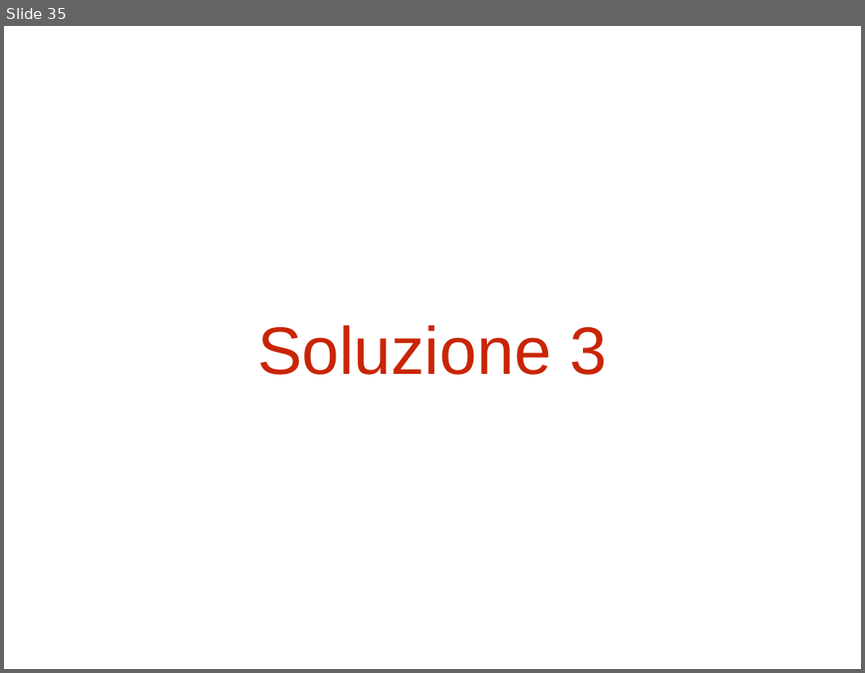
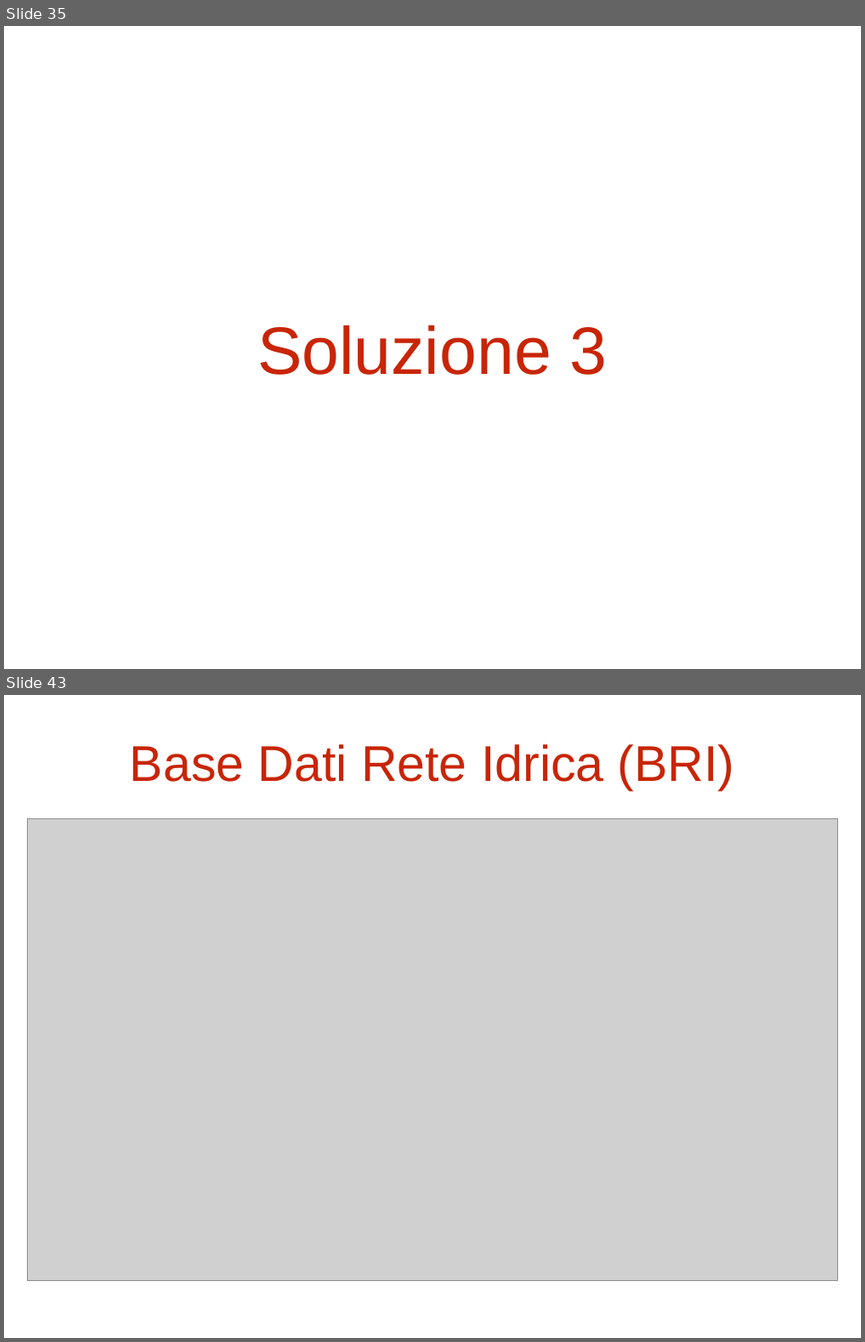
Before and after one commit to Stef23/MRVProject, a slide deck: PDF.pptx. Shown one above the other, each under a label of ours: slide 35 before the commit, slides 35 and 43 after it; the slides between them are not shown. The pictures are 865x673 and 865x1342 pixels, drawn with LibreOffice and Linux fonts; fonts in the diff are those of the drawing; grey boxes stand for pictures. Boxes give left, top, right and bottom in pixels: in the first picture for what was removed or moved away, otherwise in the second. Text is boxed around its words. In the diff, an @@ line names an element or a change of style, - is before the commit and + after.

```diff
--- a/PDF.pptx
+++ b/PDF.pptx
@@ slide 43 added at <box>4,695,861,1338</box>, background #FFFFFF @@
@@ title added at <box>130,744,735,790</box>, 60 pt, text #C82506 @@
+Base Dati Rete Idrica (BRI)
@@ picture added at <box>28,818,838,1280</box> @@
```
Also in this commit, not shown: 7 slides changed, 21 other slides added, 2 slides removed, 5 other files.
